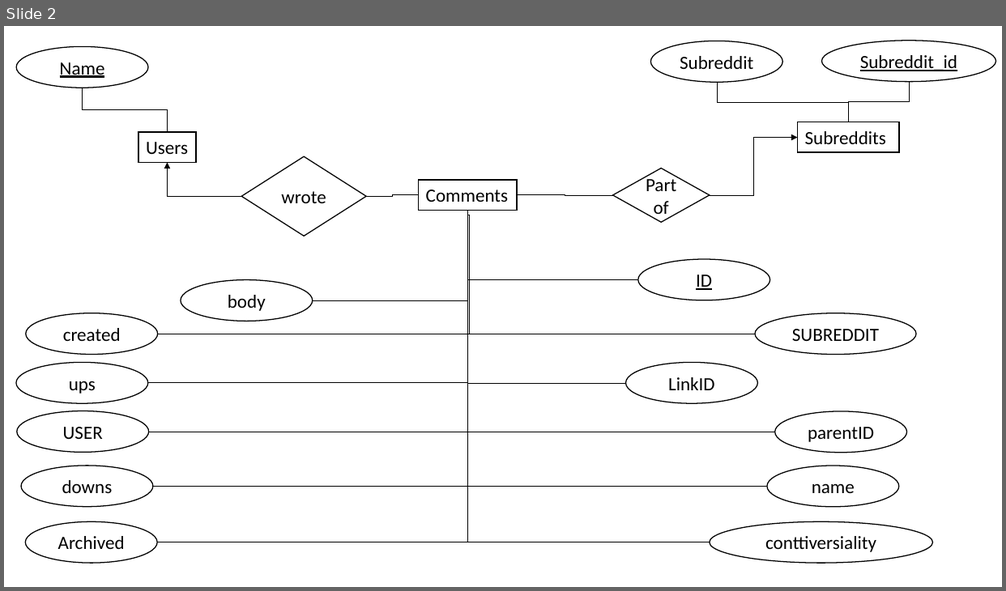
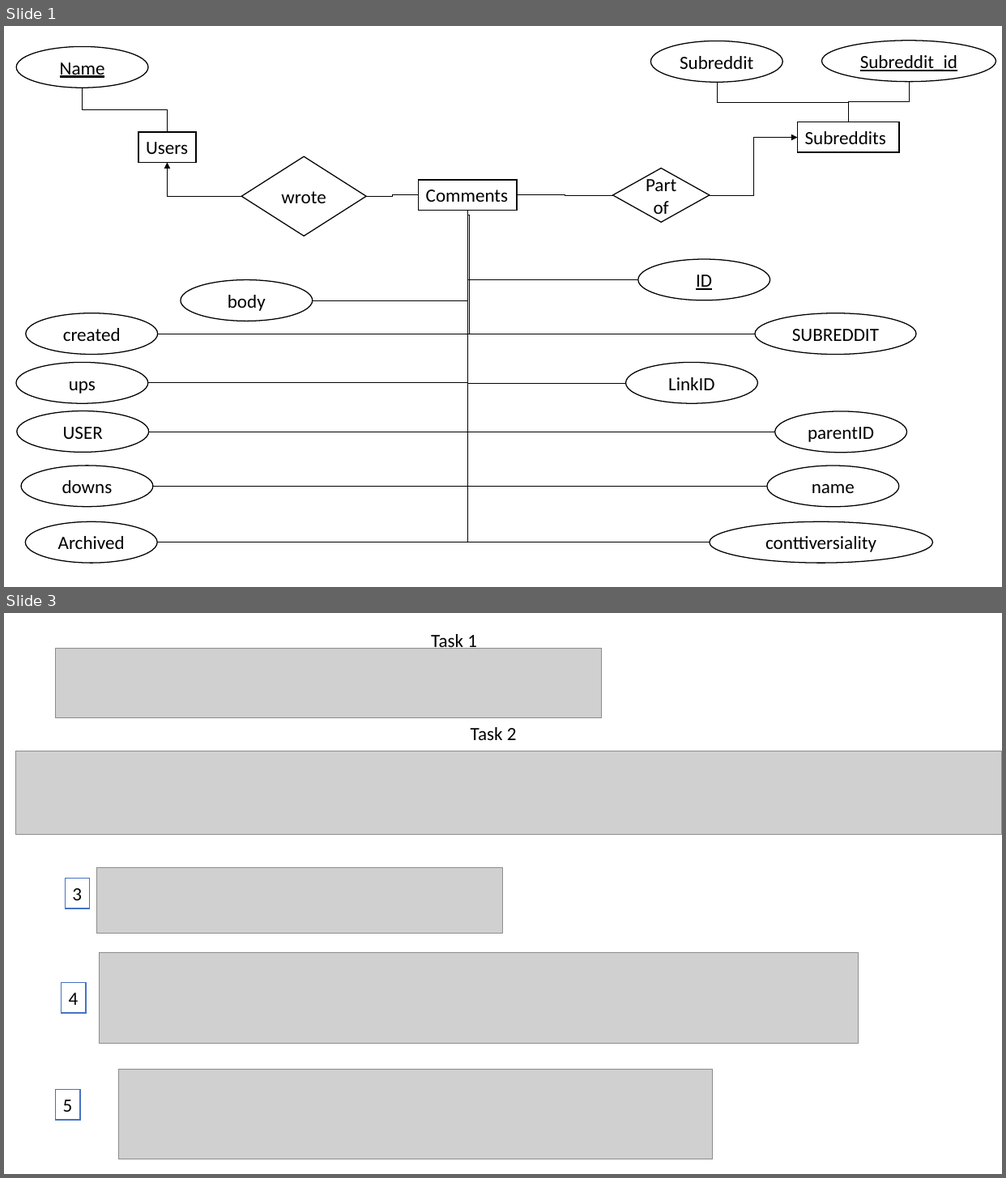
Before and after one commit to Darker97/Reddit-SQL-Databases, a slide deck: Text/ERM_Assign2.pptx. Shown one above the other, each under a label of ours: slide 2 before the commit, slides 1 and 3 after it; the slides between them are not shown. The pictures are 1006x591 and 1006x1178 pixels, drawn with LibreOffice and Linux fonts; fonts in the diff are those of the drawing; grey boxes stand for pictures. Boxes give left, top, right and bottom in pixels: in the first picture for what was removed or moved away, otherwise in the second. Text is boxed around its words. In the diff, an @@ line names an element or a change of style, - is before the commit and + after.

```diff
--- a/Text/ERM_Assign2.pptx
+++ b/Text/ERM_Assign2.pptx
@@ slide 3 added at bbox=[4, 613, 1002, 1174], background #FFFFFF @@
@@ text added at bbox=[431, 634, 477, 653], 18 pt, text #000000 @@
+Task 1
@@ picture added at bbox=[56, 649, 602, 718] @@
@@ text added at bbox=[471, 727, 517, 740], 18 pt, text #000000 @@
+Task 2
@@ picture added at bbox=[15, 752, 1002, 835] @@
@@ rectangle added at bbox=[65, 879, 89, 909], fill #FFFFFF, outline #4472C4 1 pt, 18 pt, text #000000 @@
+3
@@ picture added at bbox=[97, 867, 503, 934] @@
@@ picture added at bbox=[99, 953, 859, 1043] @@
@@ rectangle added at bbox=[61, 983, 86, 1013], fill #FFFFFF, outline #4472C4 1 pt, 18 pt, text #000000 @@
+4
@@ picture added at bbox=[118, 1069, 712, 1160] @@
@@ rectangle added at bbox=[56, 1090, 80, 1120], fill #FFFFFF, outline #4472C4 1 pt, 18 pt, text #000000 @@
+5
@@ what was slide 2 is now slide 1 @@
```
Also in this commit, not shown: 1 other slide added, 1 slide removed, 7 other files.
